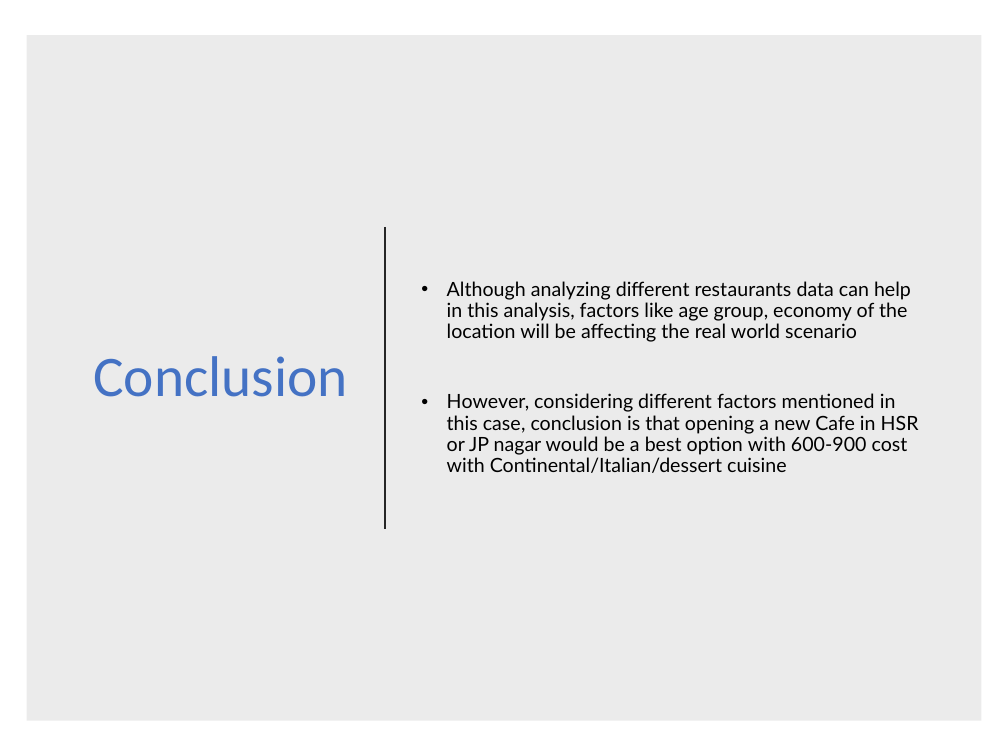
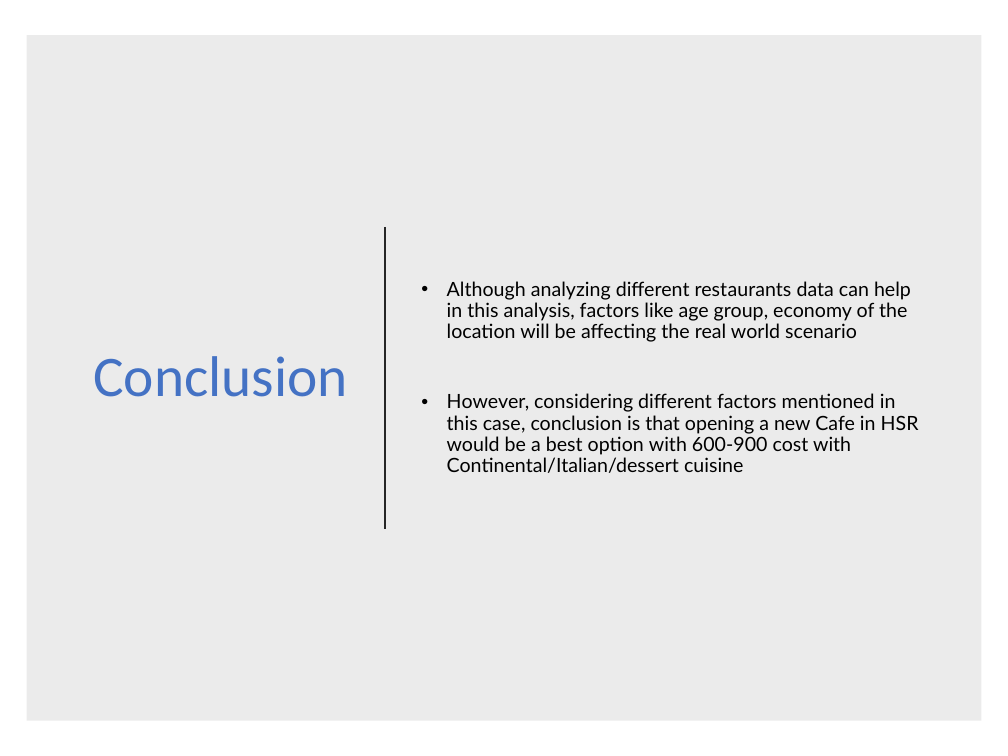
Before and after one commit to Narumanchi/Capstone, a slide deck: slide 9 of Best location to open a Cafe in Bengaluru.pptx (slide 6 before the commit). Drawn at 1008x756 pixels with LibreOffice and Linux fonts; fonts in the diff are those of the drawing. Boxes give left, top, right and bottom in pixels: in the first picture for what was removed or moved away, otherwise in the second. Text is boxed around its words. In the diff, an @@ line names an element or a change of style, - is before the commit and + after.

```diff
--- a/Best location to open a Cafe in Bengaluru.pptx
+++ b/Best location to open a Cafe in Bengaluru.pptx
@@ text at bbox=[447, 393, 919, 473]: text changed @@
-• However, considering different factors mentioned in this case, conclusion is that opening a new Cafe in HSR or JP nagar would be a best option with 600-900 cost with Continental/Italian/dessert cuisine
+• However, considering different factors mentioned in this case, conclusion is that opening a new Cafe in HSR would be a best option with 600-900 cost with Continental/Italian/dessert cuisine
```
Also in this commit, not shown: 2 other slides changed, 3 slides added.
